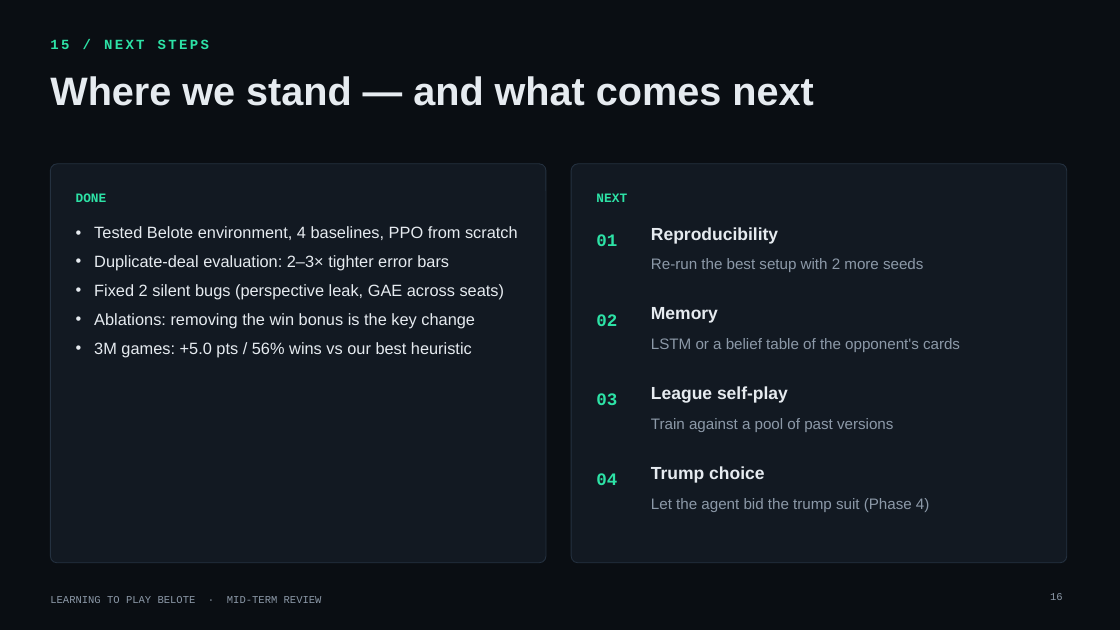
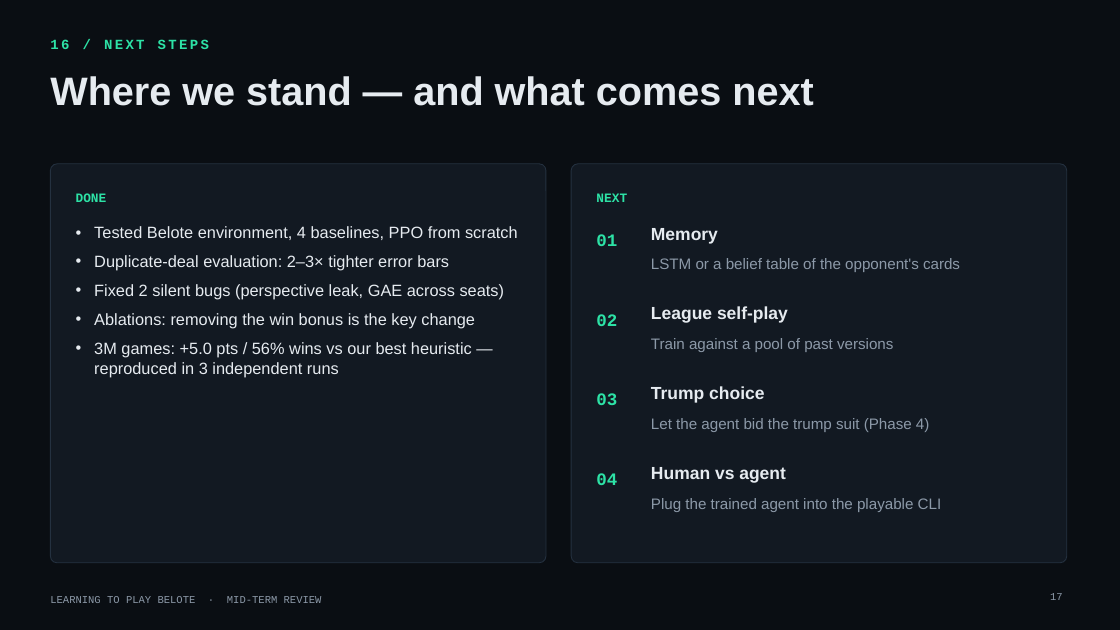
Before and after one commit to yoniBenabou/TwoPlayersBelote, a slide deck: slide 17 of presentation/belote_midterm_v3.pptx (slide 16 before the commit). Drawn at 1120x630 pixels with LibreOffice and Linux fonts; fonts in the diff are those of the drawing; background and template pictures are left out. Boxes give left, top, right and bottom in pixels: in the first picture for what was removed or moved away, otherwise in the second. Text is boxed around its words. In the diff, an @@ line names an element or a change of style, - is before the commit and + after.

```diff
--- a/presentation/belote_midterm_v3.pptx
+++ b/presentation/belote_midterm_v3.pptx
@@ text removed at (651, 227, 778, 244) @@
-Reproducibility
@@ text removed at (651, 258, 923, 272) @@
-Re-run the best setup with 2 more seeds
@@ 5 texts: place and size @@
-5 texts at (651, 307, 960, 483)
+5 texts at (651, 228, 960, 403)
@@ text at (94, 342, 472, 377): text changed @@
-• 3M games: +5.0 pts / 56% wins vs our best heuristic
+• 3M games: +5.0 pts / 56% wins vs our best heuristic — reproduced in 3 independent runs
@@ text added at (651, 418, 929, 432), 13 pt, text #8C99A8 @@
+Let the agent bid the trump suit (Phase 4)
@@ text added at (651, 467, 786, 483), 15 pt, text #E6EBF0, bold @@
+Human vs agent
@@ text at (651, 498, 942, 512): text changed @@
-Let the agent bid the trump suit (Phase 4)
+Plug the trained agent into the playable CLI
@@ page number at (1050, 593, 1063, 600): text changed @@
-16
+17
```
Also in this commit, not shown: 2 other slides changed, 1 slide added, 4 other files.
